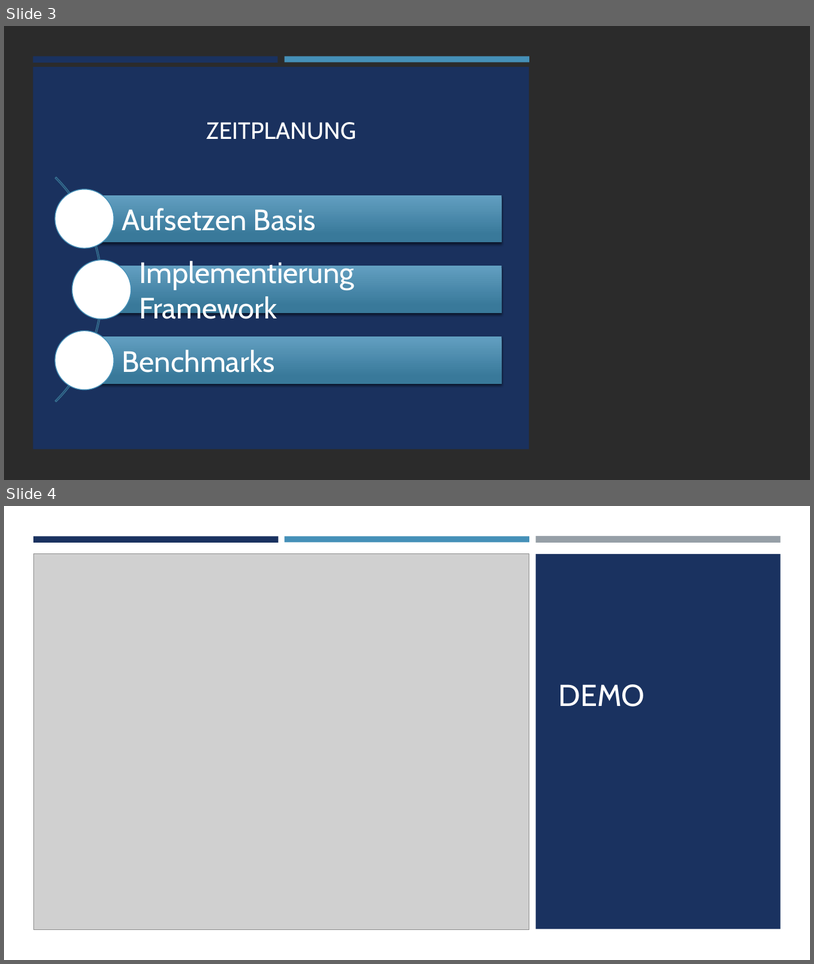
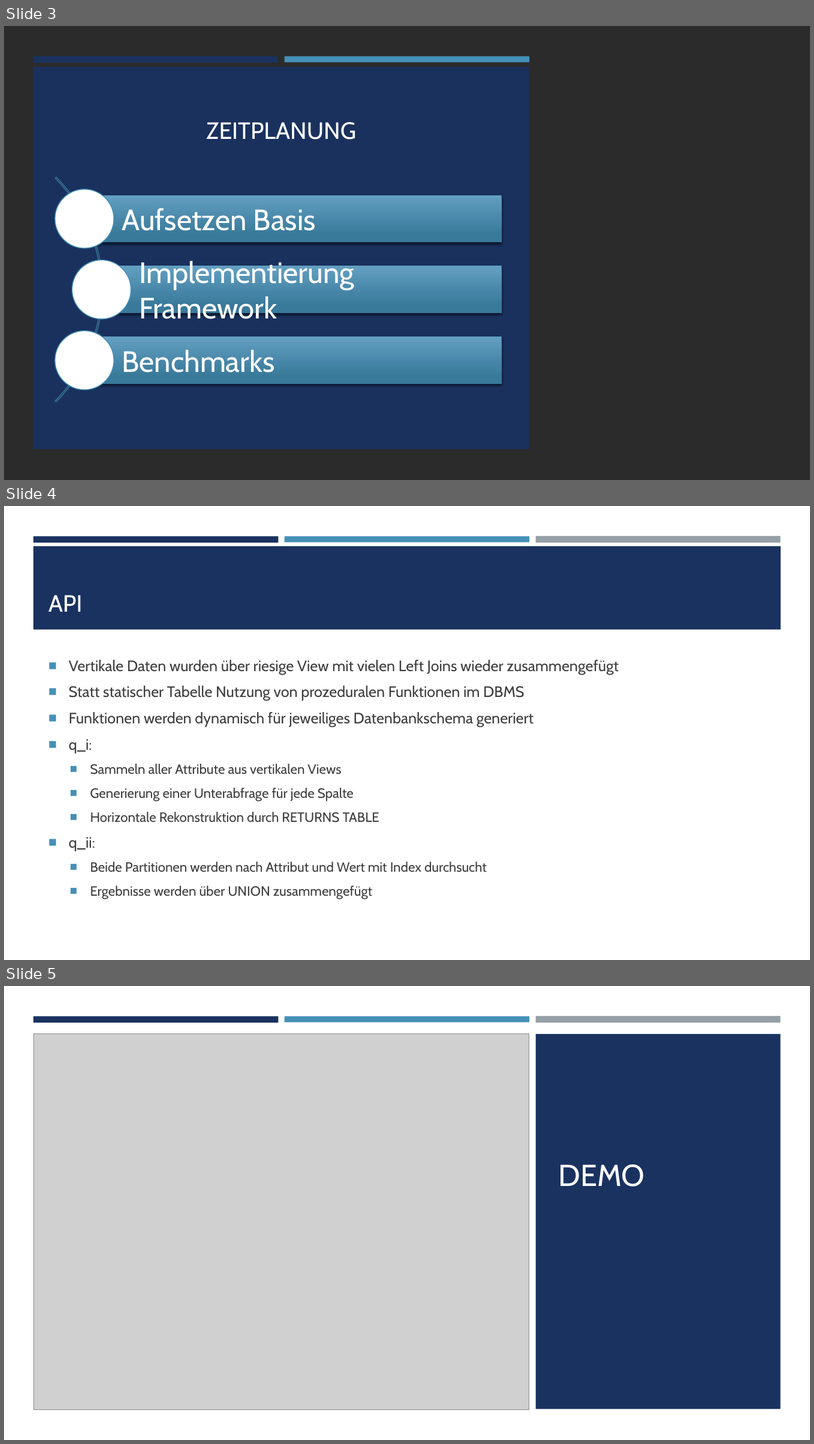
Before and after one commit to DavidOttino/Datenmanagement-jenseits-von-Relationen, a slide deck: projektaufgabe_1/Abschlusspraesentation_proj1.pptx. Shown one above the other, each under a label of ours: slides 3 and 4 before the commit, slides 3, 4 and 5 after it. The pictures are 814x964 and 814x1444 pixels, drawn with LibreOffice and Linux fonts; fonts in the diff are those of the drawing; grey boxes stand for pictures; background and template pictures are left out; a plain dark background stands for a picture behind light text. Boxes give left, top, right and bottom in pixels: in the first picture for what was removed or moved away, otherwise in the second. Text is boxed around its words. In the diff, an @@ line names an element or a change of style, - is before the commit and + after.

Commit message:
Praesentation API

```diff
--- a/projektaufgabe_1/Abschlusspraesentation_proj1.pptx
+++ b/projektaufgabe_1/Abschlusspraesentation_proj1.pptx
@@ slide 4 added at (x1=4, y1=506, x2=810, y2=960), background #FFFFFF @@
@@ rectangle added at (x1=33, y1=536, x2=279, y2=542), fill #1A3260 @@
@@ rectangle added at (x1=285, y1=536, x2=530, y2=542), fill #4590B8 @@
@@ rectangle added at (x1=536, y1=536, x2=781, y2=543), fill #969FA7 @@
@@ rectangle added at (x1=33, y1=546, x2=782, y2=630), fill #1A3260 @@
@@ title added at (x1=48, y1=595, x2=82, y2=612), 28 pt, text #FFFFFF @@
+API
@@ text added at (x1=69, y1=660, x2=619, y2=899), 16 pt, text #3D3D3D @@
+■ Vertikale Daten wurden über riesige View mit vielen Left Joins wieder zusammengefügt
+■ Statt statischer Tabelle Nutzung von prozeduralen Funktionen im DBMS
+■ Funktionen werden dynamisch für jeweiliges Datenbankschema generiert
+■ q_i:
+  ■ Sammeln aller Attribute aus vertikalen Views
+  ■ Generierung einer Unterabfrage für jede Spalte
+  ■ Horizontale Rekonstruktion durch RETURNS TABLE
+■ q_ii:
+  ■ Beide Partitionen werden nach Attribut und Wert mit Index durchsucht
+  ■ Ergebnisse werden über UNION zusammengefügt
@@ what was slide 4 is now slide 5 @@
```
